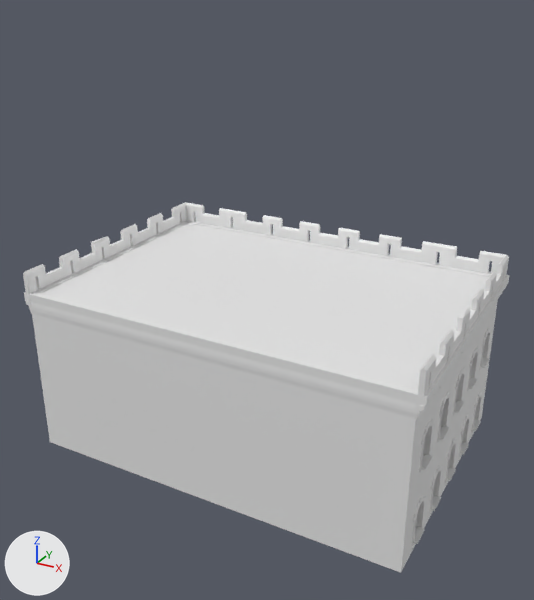
One commit to the Blender file BlendFiles/map.blend: the scene before it, then after it.
Camera for both pictures: a 50 mm lens placed at (19.7, -43.2, 27.3), pointed at (0.1, -7.6, 9.5). Every picture has the same lights, and +X, +Y and +Z are marked at lower left. Materials are left out; every surface is plain grey.

The older version as bpy lines, for what is in view:
```python
me_cube_014 = bpy.data.meshes.new('Cube.014')
me_cube_014.from_pydata(...)  # 1964 vertices, 1569 faces; spans x -8.29..0.0, y -11.02..0.29, z -1.09..6.87
me_cube_042 = bpy.data.meshes.new('Cube.042')
me_cube_042.from_pydata(...)  # a box spanning x -7.9..7.9, y -10.8..-0.1, z 5.6..5.9
ob_roof = bpy.data.objects.new('Roof', me_cube_042)
ob_roof.location = (0.0, 1.38, 1.4)
ob_roof.scale = (1.48, 1.48, 1.48)
ob_walls = bpy.data.objects.new('Walls', me_cube_014)
ob_walls.location = (0.0, 1.38, 1.4)
ob_walls.scale = (1.48, 1.48, 1.48)
_m = ob_walls.modifiers.new('Mirror', 'MIRROR')
```
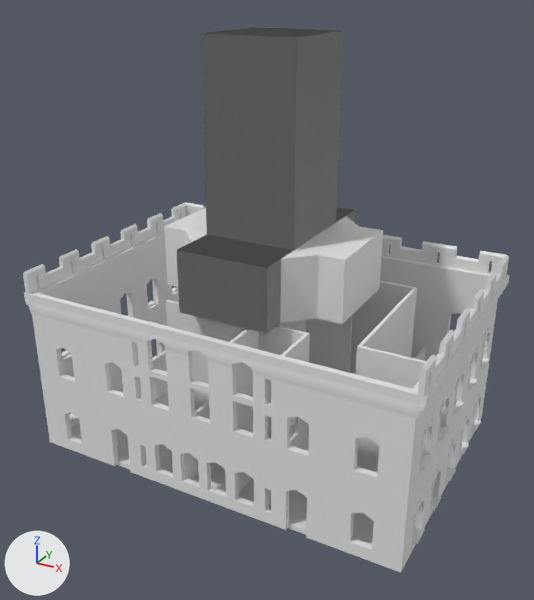
Commit message: Map work

Pixel boxes [x1, y1, x2, y2] of what changed, in the pictures (534 x 600 px):
```json
{"object": "Walls", "change": "reshaped, modifiers changed", "before": [23, 202, 510, 573], "after": [23, 202, 510, 573]}
{"object": "Tower", "change": "added", "after": [164, 27, 383, 334]}
{"object": "Roof", "change": "hidden", "before": [40, 224, 489, 389]}
{"object": "F1Walls", "change": "added", "after": [111, 281, 427, 508]}
{"part": 1, "of": "me_cube_014", "change": "built on", "before": [54, 336, 382, 551]}
{"part": 2, "of": "me_cube_014", "change": "built on", "before": [91, 236, 470, 321]}
{"object": "Floor1", "change": "unchanged, uncovered by the edit", "after": [71, 422, 374, 545]}
```

Edits to the scene script, one JSON object a line:
```json
{"block": "me_cube_014", "where": "# used by ob_walls; location = (0.0, 1.38, 1.4); scale = (1.48, 1.48, 1.48)"}
{"op": "remove", "block": "me_cube_014", "code": "me_cube_014.from_pydata(...)  # 1964 vertices, 1569 faces; spans x -8.29..0.0, y -11.02..0.29, z -1.09..6.87"}
{"op": "add", "block": "me_cube_014", "code": "me_cube_014.from_pydata(...)  # 4203 vertices, 3386 faces; spans x -8.29..8.29, y -11.02..0.29, z -1.09..6.87"}
{"block": "me_cube_014", "change": "me_cube_014 part 1: 2 vertices moved from x 0.0, y -11.02..-11.0, z 5.06..5.25 to x -2.24, y -11.02..-11.0, z 5.06..5.25; 3 vertices removed from x 0.0, y -11.02..-10.75, z 4.92..5.42; 2231 vertices added at x -6.91..8.29, y -11.02..0.29, z -1.09..6.87"}
{"block": "me_cube_014", "change": "me_cube_014 part 2: 3 vertices removed from x -8.19..-7.97, y -7.0..0.25, z 5.59..6.87; 14 vertices added at x -8.09..-7.99, y -10.0..0.19, z 5.25..6.87"}
{"op": "add", "block": "me_cube_010", "code": ["me_cube_010 = bpy.data.meshes.new('Cube.010')", "me_cube_010.from_pydata(...)  # 610 vertices, 518 faces; spans x -7.6..11.5, y -14.7..1.2, z 0.0..9.9"]}
{"op": "add", "block": "me_cube_081", "code": ["me_cube_081 = bpy.data.meshes.new('Cube.081')", "me_cube_081.from_pydata(...)  # 36 vertices, 34 faces; spans x -5.8..2.8, y -12.44..-0.85, z -2.87..11.71"]}
{"op": "remove", "block": "ob_walls", "code": "_m = ob_walls.modifiers.new('Mirror', 'MIRROR')"}
{"op": "add", "block": "ob_roof", "code": "ob_roof.hide_set(True)"}
{"op": "add", "block": "ob_f1walls", "code": ["ob_f1walls = bpy.data.objects.new('F1Walls', me_cube_010)", "ob_f1walls.location = (0.0, 0.0, 0.0)"]}
{"op": "add", "block": "ob_tower", "code": ["ob_tower = bpy.data.objects.new('Tower', me_cube_081)", "ob_tower.location = (0.0, 0.0, 12.86)", "_m = ob_tower.modifiers.new('Mirror', 'MIRROR')"]}
```
